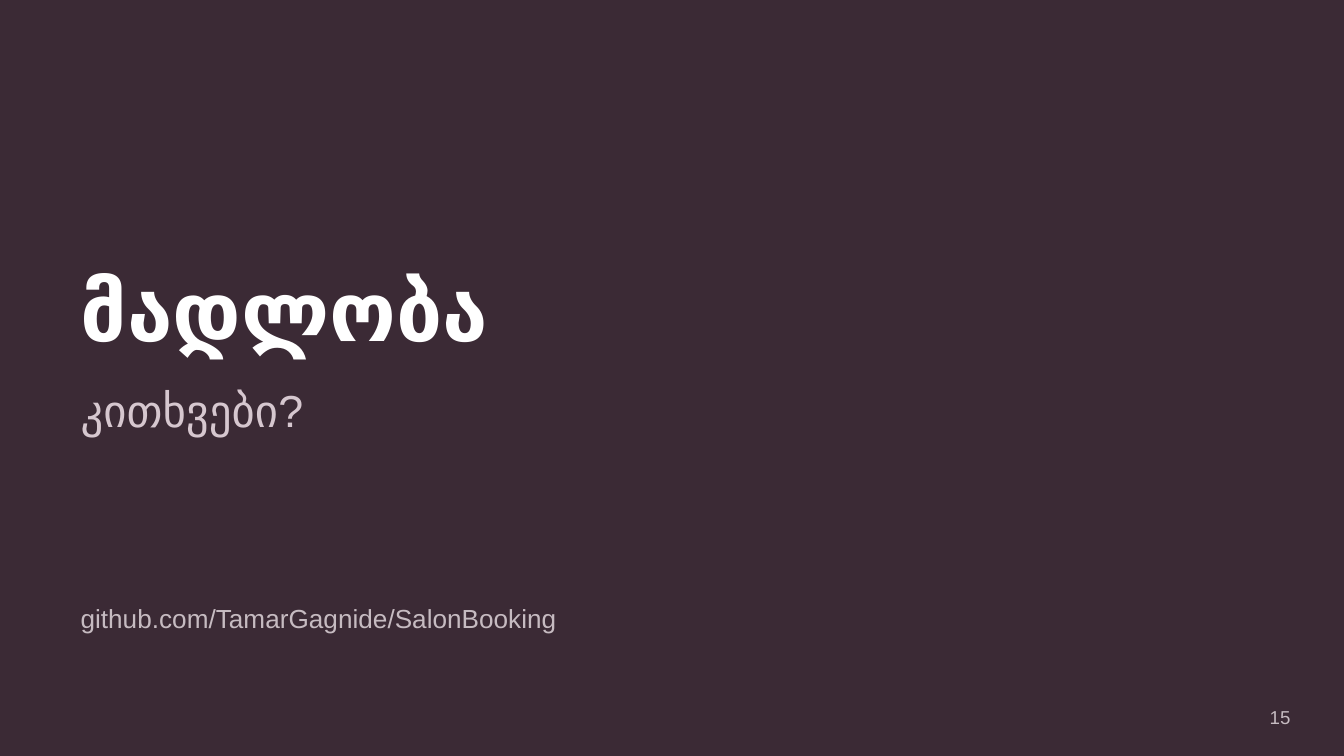
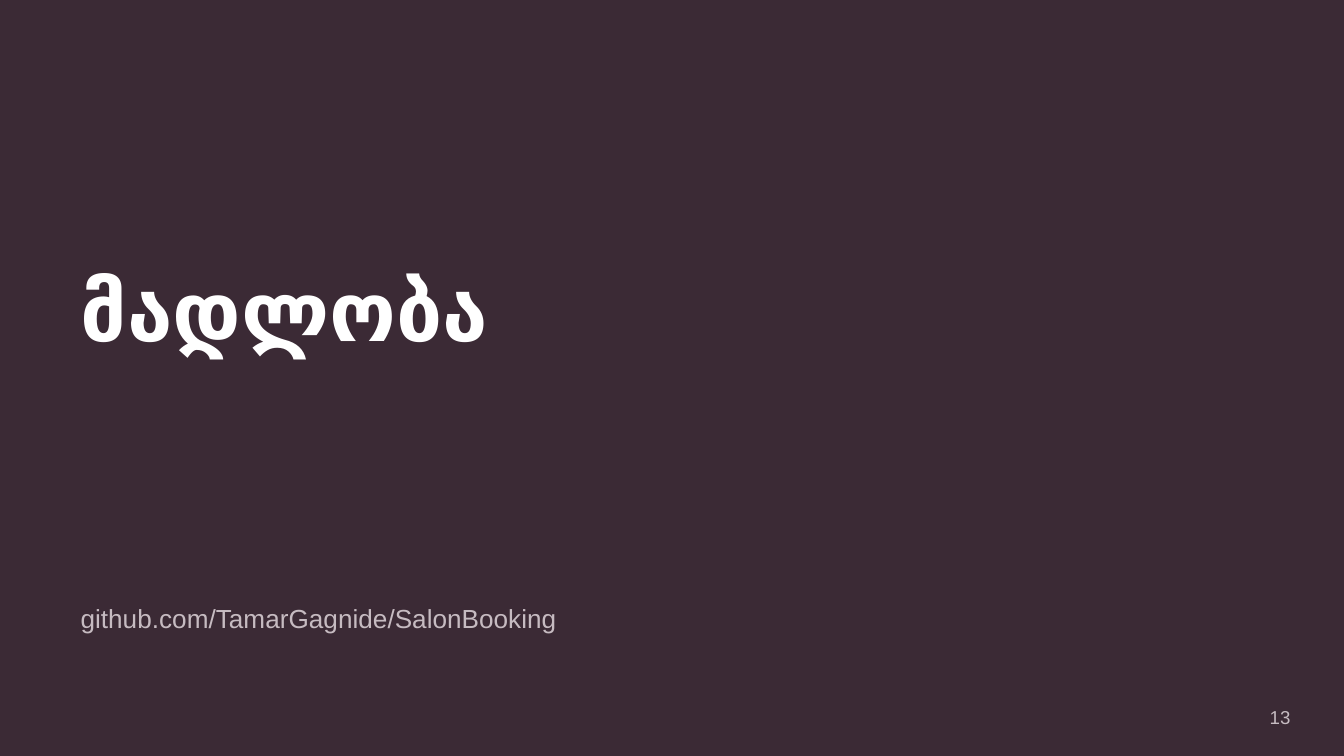
Before and after one commit to TamarGagnide/SalonBooking, a slide deck: slide 13 of docs/SalonBooking_presentation_ka.pptx (slide 15 before the commit). Drawn at 1344x756 pixels with LibreOffice and Linux fonts; fonts in the diff are those of the drawing. Boxes give left, top, right and bottom in pixels: in the first picture for what was removed or moved away, otherwise in the second. Text is boxed around its words. In the diff, an @@ line names an element or a change of style, - is before the commit and + after.

```diff
--- a/docs/SalonBooking_presentation_ka.pptx
+++ b/docs/SalonBooking_presentation_ka.pptx
@@ text removed at bbox=[81, 391, 279, 437] @@
-კითხვები?
@@ page number at bbox=[1270, 711, 1291, 724]: text changed @@
-15
+13
```
Also in this commit, not shown: 6 other slides changed, 1 slide added, 3 slides removed.
